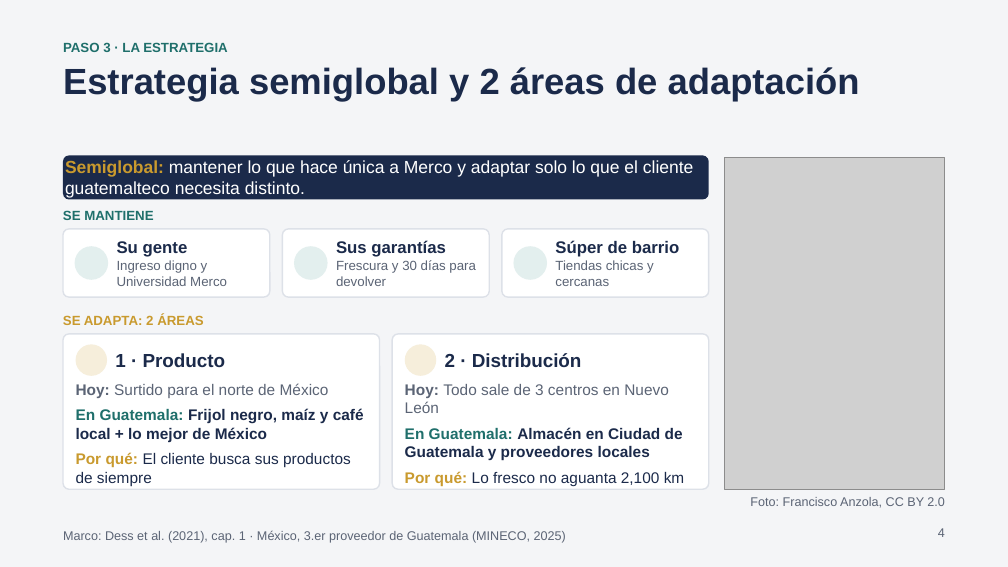
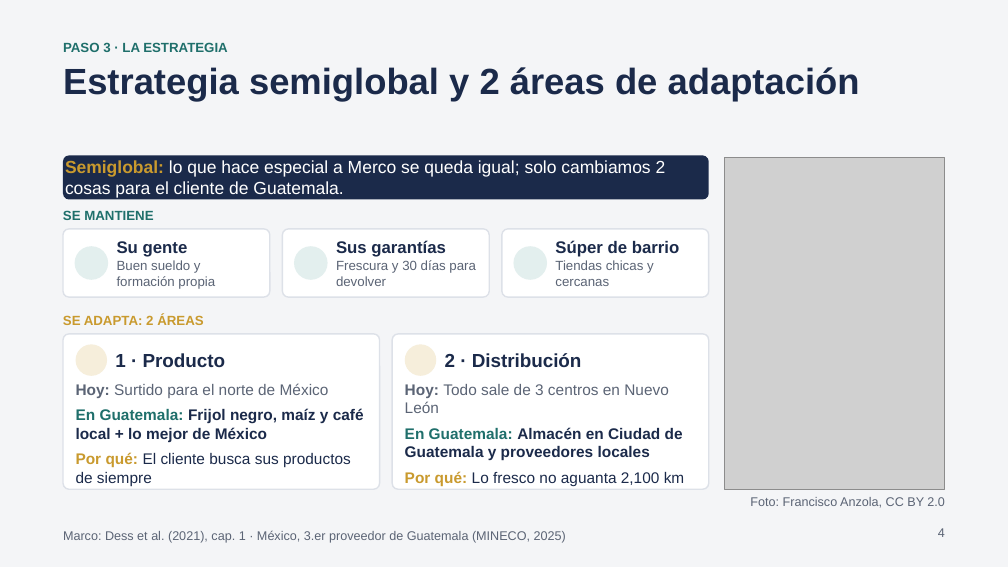
Before and after one commit to samueldejuan/samuel, a slide deck: slide 4 of presentacion/Pitch_Merco_Guatemala.pptx. Drawn at 1008x567 pixels with LibreOffice and Linux fonts; fonts in the diff are those of the drawing; grey boxes stand for pictures; background and template pictures are left out. Boxes give left, top, right and bottom in pixels: in the first picture for what was removed or moved away, otherwise in the second. Text is boxed around its words. In the diff, an @@ line names an element or a change of style, - is before the commit and + after.

```diff
--- a/presentacion/Pitch_Merco_Guatemala.pptx
+++ b/presentacion/Pitch_Merco_Guatemala.pptx
@@ text in rounded rectangle at [65, 160, 666, 199]: text changed @@
-Semiglobal: mantener lo que hace única a Merco y adaptar solo lo que el cliente guatemalteco necesita distinto.
+Semiglobal: lo que hace especial a Merco se queda igual; solo cambiamos 2 cosas para el cliente de Guatemala.
@@ text at [117, 260, 215, 289]: text changed @@
-Ingreso digno y Universidad Merco
+Buen sueldo y formación propia
```
Also in this commit, not shown: 6 other slides changed, 4 other files.
